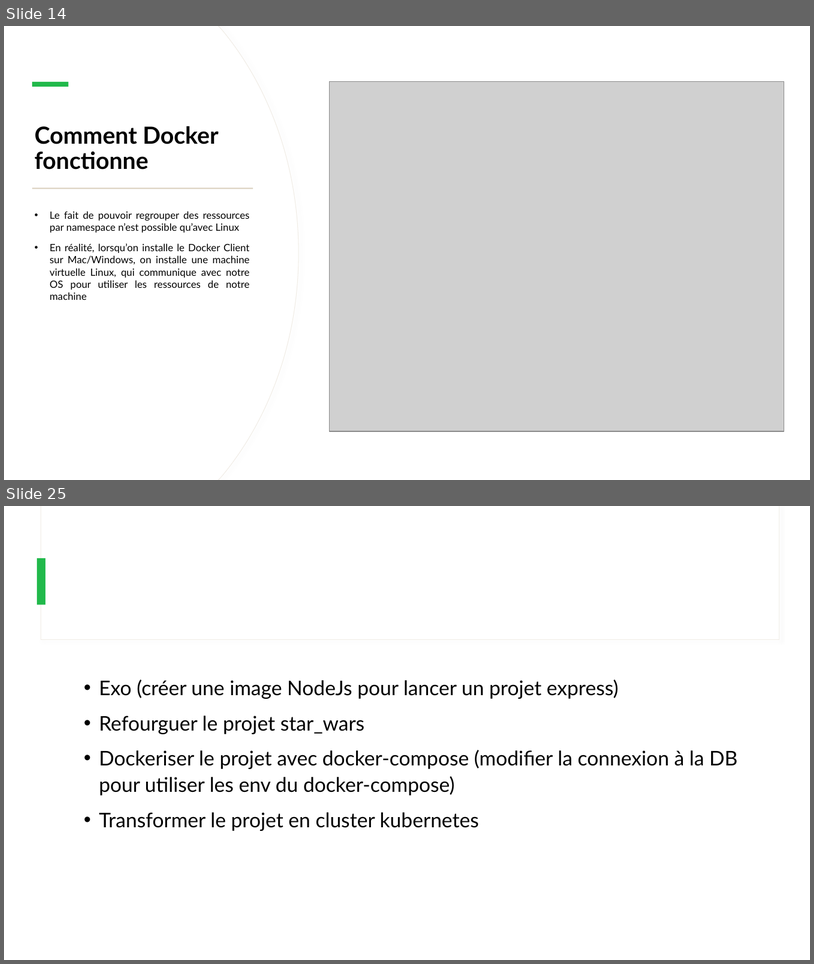
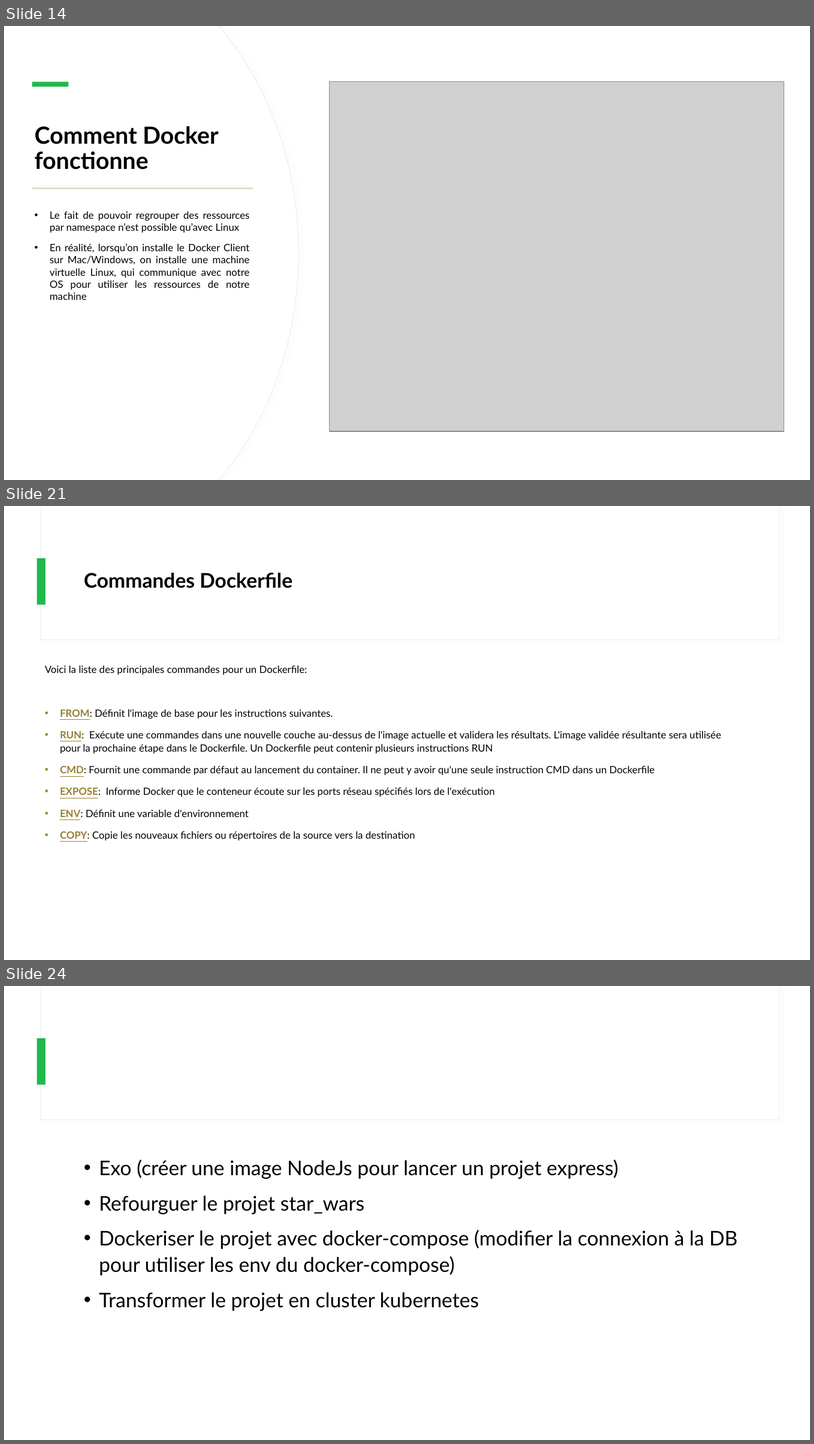
Before and after one commit to IPSSIASIDEV2/Jedy-DockerKubernetes-Formation, a slide deck: Cours/Cours.pptx. Shown one above the other, each under a label of ours: slides 14 and 25 before the commit, slides 14, 21 and 24 after it; the slides between them are not shown. The pictures are 814x964 and 814x1444 pixels, drawn with LibreOffice and Linux fonts; fonts in the diff are those of the drawing; grey boxes stand for pictures. Boxes give left, top, right and bottom in pixels: in the first picture for what was removed or moved away, otherwise in the second. Text is boxed around its words. In the diff, an @@ line names an element or a change of style, - is before the commit and + after.

```diff
--- a/Cours/Cours.pptx
+++ b/Cours/Cours.pptx
@@ slide 21 added at (x1=4, y1=506, x2=810, y2=960), background #FFFFFF; not listed: 3 template elements that a slide beside it also shows @@
@@ title added at (x1=84, y1=573, x2=293, y2=588), 24 pt, text #000000, bold @@
+Commandes Dockerfile
@@ text added at (x1=45, y1=665, x2=722, y2=840), 12 pt, text #000000 @@
+Voici la liste des principales commandes pour un Dockerfile:
+• FROM: Définit l'image de base pour les instructions suivantes.
+• RUN: Exécute une commandes dans une nouvelle couche au-dessus de l'image actuelle et validera les résultats. L'image validée résultante sera utilisée pour la prochaine étape dans le Dockerfile. Un Dockerfile peut contenir plusieurs instructions RUN
+• CMD: Fournit une commande par défaut au lancement du container. Il ne peut y avoir qu'une seule instruction CMD dans un Dockerfile
+• EXPOSE: Informe Docker que le conteneur écoute sur les ports réseau spécifiés lors de l'exécution
+• ENV: Définit une variable d'environnement
+• COPY: Copie les nouveaux fichiers ou répertoires de la source vers la destination
@@ what was slide 25 is now slide 24 @@
```
Also in this commit, not shown: 8 slides changed, 2 slides removed, 6 other files.
